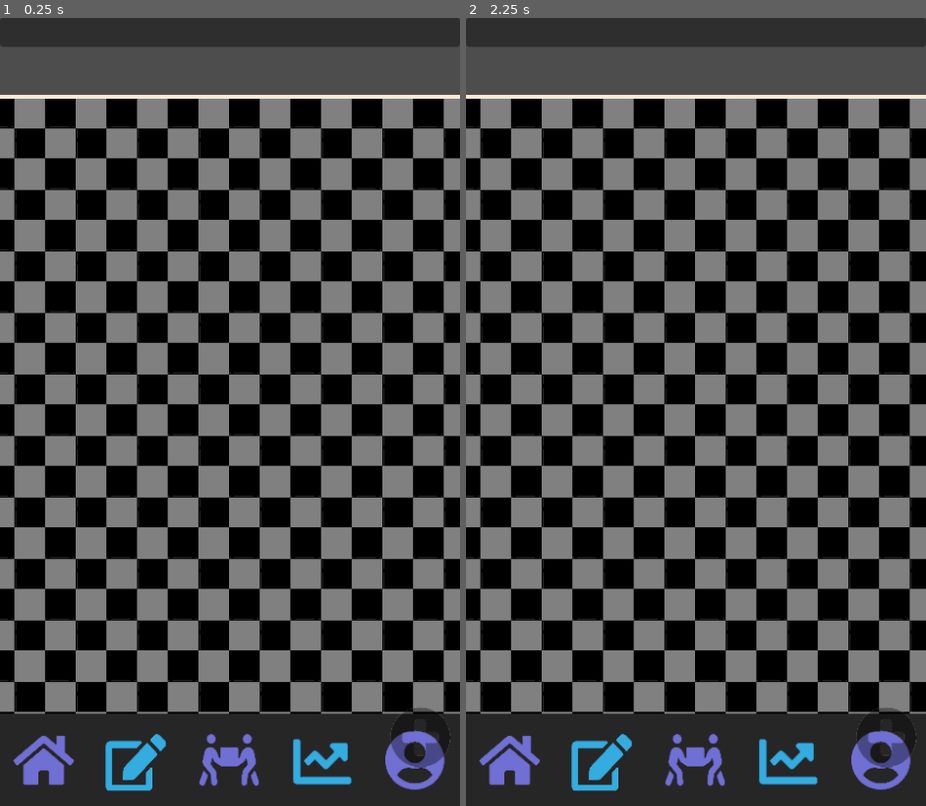
Above: before the commit, frames 1-2 (left to right).
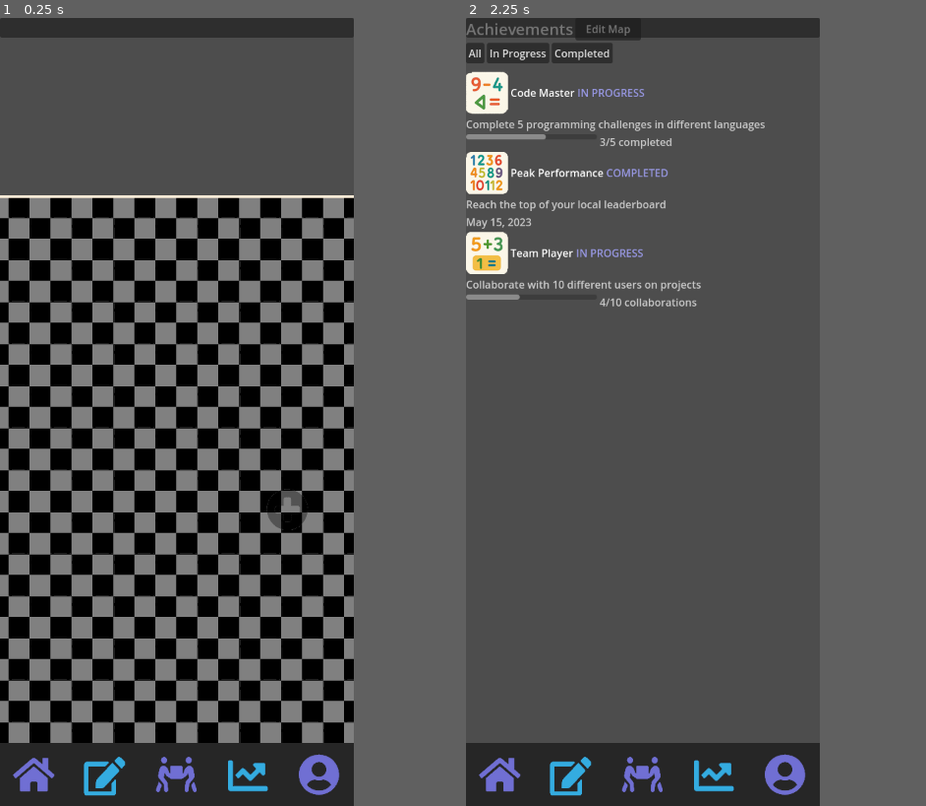
Above: after the commit, the same moments.

Repository: Utygett/AchiveRoadMapGodot
Game: Godot game, scene res://scenes/MainScreen/main_screen.tscn
The game is run twice, just before and just after one commit, with the same random seed, the same clock (stepped at 60 frames per second) and the same inputs.
Inputs (mouse positions are in pixels of both pictures, inside the frame that each line leads up to; where the layout moved, square brackets give the same spot in the first picture):
- Up to frame 1 (0.25 s): no input
- Up to frame 2 (2.25 s): click (512, 774) [512, 758] at 0.5 s; click (604, 774) [604, 758] at 1.25 s; click (696, 774) [696, 758] at 2 s
The window is 468x800 before the commit and 360x800 after it. Grey fills any space a smaller window leaves; there, only what the larger window draws over its background counts as a difference.

The runs differ from the first frame. In frame 1, 58% of the frame differs, in the area x 0-100%, y 0-100%; in frame 2, 80%.

Commit message:
Создан скрипт с автозагрузкой для Адаптивного разрешения экарна под телефон. Создан UI со списком достижений( пока только макет)

Diff:
--- a/project.godot
+++ b/project.godot
@@ -17,13 +17,13 @@
 
 [autoload]
 
+Bootstrap="*res://scenes/global/bootstrap.tscn"
 UuidManager="*res://scenes/uuid_manager.gd"
 
 [display]
 
 window/size/viewport_width=480
 window/size/viewport_height=820
-window/size/resizable=false
 window/stretch/mode="canvas_items"
 window/stretch/aspect="ignore"
 window/stretch/scale_mode="integer"
--- /dev/null
+++ b/scenes/MainScreen/AchievementListUi/AchievementItem.gd
@@ -0,0 +1,15 @@
+extends VBoxContainer
+
+func set_data(data: Dictionary) -> void:
+	if data.has("icon") and data.icon != null:
+		$TopRow/Icon.texture = load(data.icon)
+	$TopRow/TitleLabel.text = data.title
+	$TopRow/StatusLabel.text = data.status
+	$DescriptionLabel.text = data.description
+
+	if data.status == "IN PROGRESS":
+		$BottomRow/ProgressBar.value = data.progress
+		$BottomRow/ExtraLabel.text = data.progress_text
+	elif data.status == "COMPLETED":
+		$BottomRow/ProgressBar.hide()
+		$BottomRow/ExtraLabel.text = data.date
--- /dev/null
+++ b/scenes/MainScreen/AchievementListUi/AchievementItem.tscn
@@ -0,0 +1,49 @@
+[gd_scene load_steps=2 format=3 uid="uid://caokv38qsrjql"]
+
+[ext_resource type="Script" uid="uid://bjqnkgdpav8ku" path="res://scenes/MainScreen/AchievementListUi/AchievementItem.gd" id="1_ajwk0"]
+
+[node name="AchievementItem" type="VBoxContainer"]
+custom_minimum_size = Vector2(400, 100)
+size_flags_horizontal = 3
+script = ExtResource("1_ajwk0")
+
+[node name="TopRow" type="HBoxContainer" parent="."]
+layout_mode = 2
+
+[node name="Icon" type="TextureRect" parent="TopRow"]
+custom_minimum_size = Vector2(32, 32)
+layout_mode = 2
+stretch_mode = 2
+
+[node name="TitleLabel" type="Label" parent="TopRow"]
+layout_mode = 2
+theme_override_colors/font_color = Color(1, 1, 1, 1)
+theme_override_font_sizes/font_size = 16
+text = "Title"
+
+[node name="StatusLabel" type="Label" parent="TopRow"]
+layout_mode = 2
+size_flags_horizontal = 2
+theme_override_colors/font_color = Color(0.6, 0.6, 0.9, 1)
+text = "Status"
+horizontal_alignment = 2
+
+[node name="DescriptionLabel" type="Label" parent="."]
+layout_mode = 2
+theme_override_colors/font_color = Color(0.8, 0.8, 0.8, 1)
+text = "Description"
+autowrap_mode = 2
+
+[node name="BottomRow" type="HBoxContainer" parent="."]
+layout_mode = 2
+
+[node name="ProgressBar" type="ProgressBar" parent="BottomRow"]
+custom_minimum_size = Vector2(200, 8)
+layout_mode = 2
+show_percentage = false
+
+[node name="ExtraLabel" type="Label" parent="BottomRow"]
+layout_mode = 2
+size_flags_horizontal = 2
+theme_override_colors/font_color = Color(0.8, 0.8, 0.8, 1)
+horizontal_alignment = 2
--- /dev/null
+++ b/scenes/MainScreen/AchievementListUi/AchievementUI.gd
@@ -0,0 +1,33 @@
+extends CanvasLayer
+
+func _ready():
+	var items_data = [
+		{
+			"icon": "res://assets/comprassion.png",
+			"title": "Code Master",
+			"status": "IN PROGRESS",
+			"description": "Complete 5 programming challenges in different languages",
+			"progress": 60,
+			"progress_text": "3/5 completed"
+		},
+		{
+			"icon": "res://assets/count_to_20.png",
+			"title": "Peak Performance",
+			"status": "COMPLETED",
+			"description": "Reach the top of your local leaderboard",
+			"date": "May 15, 2023"
+		},
+		{
+			"icon": "res://assets/Sum_to_10.png",
+			"title": "Team Player",
+			"status": "IN PROGRESS",
+			"description": "Collaborate with 10 different users on projects",
+			"progress": 40,
+			"progress_text": "4/10 collaborations"
+		}
+	]
+	var item_scene = preload("res://scenes/MainScreen/AchievementListUi/AchievementItem.tscn")
+	for data in items_data:
+		var item = item_scene.instantiate()
+		item.set_data(data)
+		$VBoxMain/ScrollContainer/ListVBox.add_child(item)
--- /dev/null
+++ b/scenes/MainScreen/AchievementListUi/AchievementUI.tscn
@@ -0,0 +1,57 @@
+[gd_scene load_steps=2 format=3 uid="uid://djvfdxsg4u8jc"]
+
+[ext_resource type="Script" uid="uid://kfb2imop8h5p" path="res://scenes/MainScreen/AchievementListUi/AchievementUI.gd" id="1_gilrq"]
+
+[node name="AchievementUI" type="CanvasLayer"]
+script = ExtResource("1_gilrq")
+
+[node name="VBoxMain" type="VBoxContainer" parent="."]
+anchors_preset = 15
+anchor_right = 1.0
+anchor_bottom = 1.0
+
+[node name="Header" type="HBoxContainer" parent="VBoxMain"]
+layout_mode = 2
+size_flags_horizontal = 3
+
+[node name="Title" type="Label" parent="VBoxMain/Header"]
+layout_mode = 2
+theme_override_colors/font_color = Color(1, 1, 1, 1)
+theme_override_font_sizes/font_size = 24
+text = "Achievements"
+
+[node name="EditMap" type="Button" parent="VBoxMain/Header"]
+custom_minimum_size = Vector2(100, 30)
+layout_mode = 2
+size_flags_horizontal = 2
+theme_override_colors/font_color = Color(1, 1, 1, 1)
+text = "Edit Map"
+
+[node name="FilterScroll" type="ScrollContainer" parent="VBoxMain"]
+custom_minimum_size = Vector2(0, 40)
+layout_mode = 2
+size_flags_horizontal = 3
+
+[node name="FilterHBox" type="HBoxContainer" parent="VBoxMain/FilterScroll"]
+layout_mode = 2
+
+[node name="FilterAll" type="Button" parent="VBoxMain/FilterScroll/FilterHBox"]
+layout_mode = 2
+text = "All"
+
+[node name="FilterInProgress" type="Button" parent="VBoxMain/FilterScroll/FilterHBox"]
+layout_mode = 2
+text = "In Progress"
+
+[node name="FilterCompleted" type="Button" parent="VBoxMain/FilterScroll/FilterHBox"]
+layout_mode = 2
+text = "Completed"
+
+[node name="ScrollContainer" type="ScrollContainer" parent="VBoxMain"]
+layout_mode = 2
+size_flags_horizontal = 3
+size_flags_vertical = 3
+
+[node name="ListVBox" type="VBoxContainer" parent="VBoxMain/ScrollContainer"]
+layout_mode = 2
+size_flags_horizontal = 3
--- a/scenes/MainScreen/main_screen.gd
+++ b/scenes/MainScreen/main_screen.gd
@@ -6,29 +6,36 @@
 	_load_scene("res://scenes/main.tscn") # начальная сцена
 	print("Window size:", get_window().size)
 	print("Viewport size:", get_viewport().size)
-
+	var screen_size = get_window().size
+	get_viewport().size = screen_size
+	print("Screen size detected:", screen_size)
 
 func _load_scene(path: String):
 	#map_container.free_children()
 	var scene = load(path).instantiate()
 	map_container.add_child(scene)
 
-#func Node2D.free_children(self):
-	#for c in self.get_children():
-		#c.queue_free()
+func free_children():
+	for c in map_container.get_children():
+		c.queue_free()
 
 
 func _on_home_button_pressed() -> void:
+	var screen_size = get_window().size
+	get_viewport().size = screen_size
+	print("Screen size detected:", screen_size)
 	print("Window size:", get_window().size)
 	print("Viewport size:", get_viewport().size)
 
 
 func _on_editor_button_pressed() -> void:
-	pass # Replace with function body.
+	free_children()
+	_load_scene("res://scenes/main.tscn") # начальная сцена
 
 
 func _on_achieve_button_pressed() -> void:
-	pass # Replace with function body.
+	free_children()
+	_load_scene("res://scenes/MainScreen/AchievementListUi/AchievementUI.tscn")
 
 
 func _on_progress_button_pressed() -> void:
--- a/scenes/connection_manager.gd
+++ b/scenes/connection_manager.gd
@@ -12,7 +12,7 @@
 		#Создаем связь
 		var active_connection = connection_scene.instantiate()
 		active_connection.map_id = connection_from.map_id
-		get_tree().current_scene.add_child(active_connection)
+		add_child(active_connection)
 
 		# Регистрируем достижения в связи
 		if from_data:
--- /dev/null
+++ b/scenes/global/bootstrap.tscn
@@ -0,0 +1,6 @@
+[gd_scene load_steps=2 format=3 uid="uid://casxmwc0sse0v"]
+
+[ext_resource type="Script" uid="uid://e8awpl87cpx" path="res://scripts/global/bootstrap.gd" id="1_5vngu"]
+
+[node name="Bootstrap" type="Node"]
+script = ExtResource("1_5vngu")
--- /dev/null
+++ b/scripts/global/bootstrap.gd
@@ -0,0 +1,10 @@
+extends Node
+
+func _init():
+	# Устанавливаем логическое разрешение
+	ProjectSettings.set_setting("display/window/size/viewport_width", 540)
+	ProjectSettings.set_setting("display/window/size/viewport_height", 1200)
+
+	# Растягивание без полос
+	ProjectSettings.set_setting("display/window/stretch/mode", "canvas_items")
+	ProjectSettings.set_setting("display/window/stretch/aspect", "ignore")
Not shown, changed: export_presets.cfg
Not shown, added: scenes/MainScreen/AchievementListUi/AchievementItem.gd.uid
Not shown, added: scenes/MainScreen/AchievementListUi/AchievementUI.gd.uid
Not shown, added: scripts/global/bootstrap.gd.uid
Not shown, changed: AchiveRoadMap.apk
Not shown, changed: AchiveRoadMap.apk.idsig
